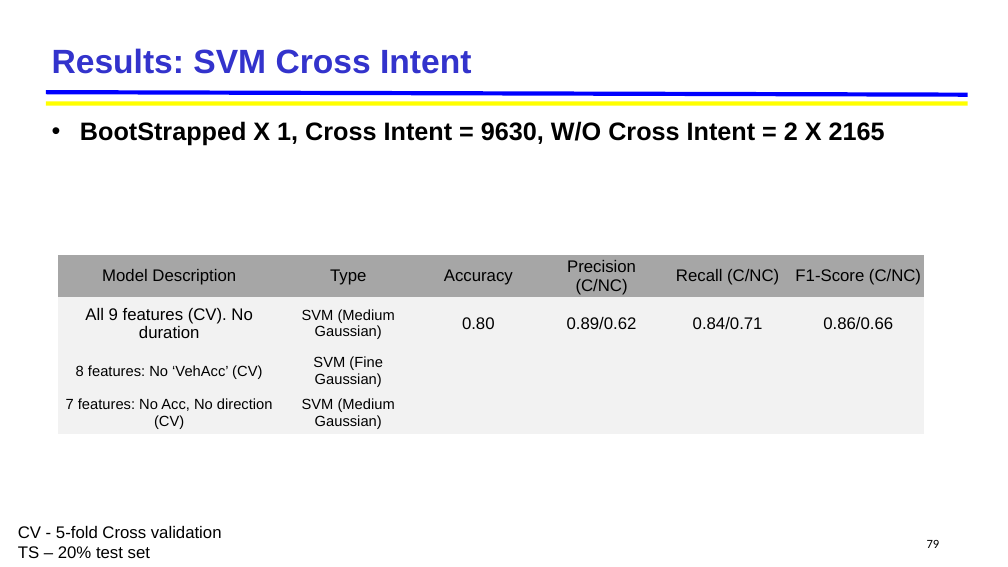
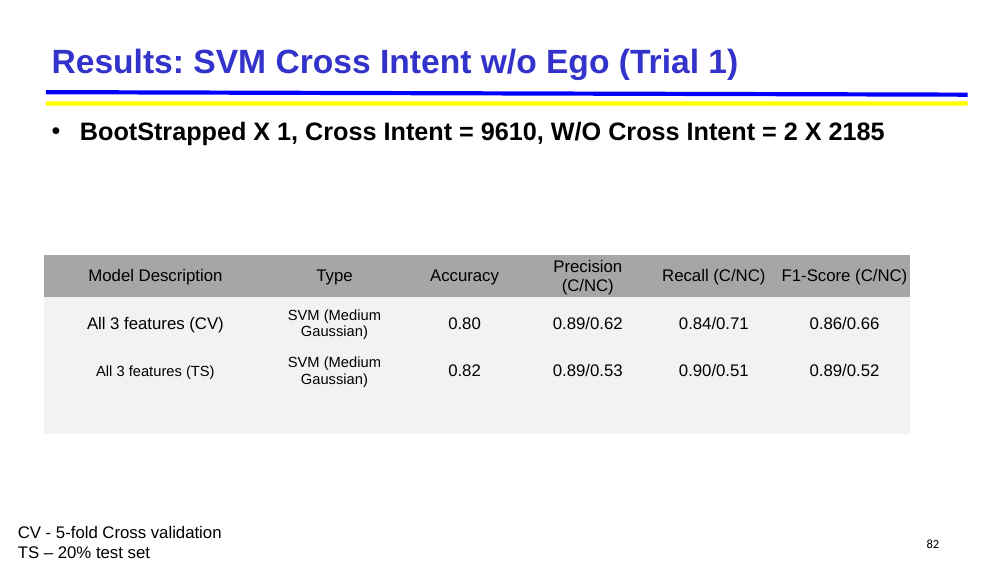
Before and after one commit to jskumaar/pedestrianHybridModel, a slide deck: slide 82 of Pedestrian_Hybrid_Model [Autosaved].pptx (slide 79 before the commit). Drawn at 1008x567 pixels with LibreOffice and Linux fonts; fonts in the diff are those of the drawing; background and template pictures are left out. Boxes give left, top, right and bottom in pixels: in the first picture for what was removed or moved away, otherwise in the second. Text is boxed around its words. In the diff, an @@ line names an element or a change of style, - is before the commit and + after.

```diff
--- a/Pedestrian_Hybrid_Model [Autosaved].pptx
+++ b/Pedestrian_Hybrid_Model [Autosaved].pptx
@@ title at (52, 48, 738, 80): text changed @@
-Results: SVM Cross Intent
+Results: SVM Cross Intent w/o Ego (Trial 1)
@@ text at (80, 121, 885, 146): text changed @@
-• BootStrapped X 1, Cross Intent = 9630, W/O Cross Intent = 2 X 2165
+• BootStrapped X 1, Cross Intent = 9610, W/O Cross Intent = 2 X 2185
@@ table at (44, 255, 910, 434) @@
-row 2, column 1: All 9 features (CV). No duration
+row 2, column 1: All 3 features (CV)
-row 3: 8 features: No ‘VehAcc’ (CV) | SVM (Fine Gaussian) |  |  |  | 
+row 3: All 3 features (TS) | SVM (Medium Gaussian) | 0.82 | 0.89/0.53 | 0.90/0.51 | 0.89/0.52
-row 4, column 1: 7 features: No Acc, No direction (CV)
+row 4, column 1: 
-row 4, column 2: SVM (Medium Gaussian)
+row 4, column 2: 
@@ table: place and size @@
-table at (57, 255, 924, 434)
+table at (44, 255, 910, 434)
@@ page number at (927, 539, 940, 548): text changed @@
-79
+82
```
Also in this commit, not shown: 4 other slides changed, 3 slides added, 47 other files.
